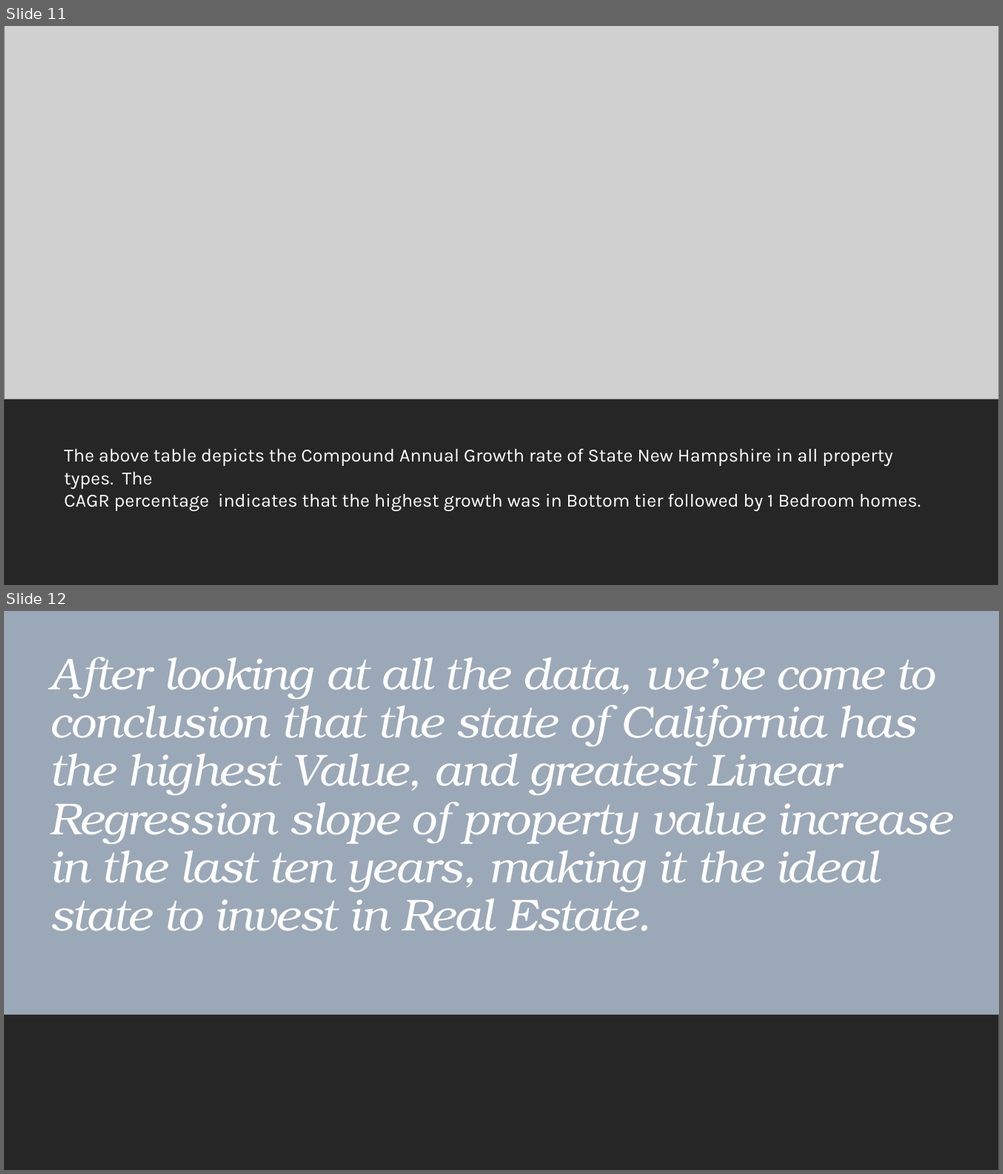
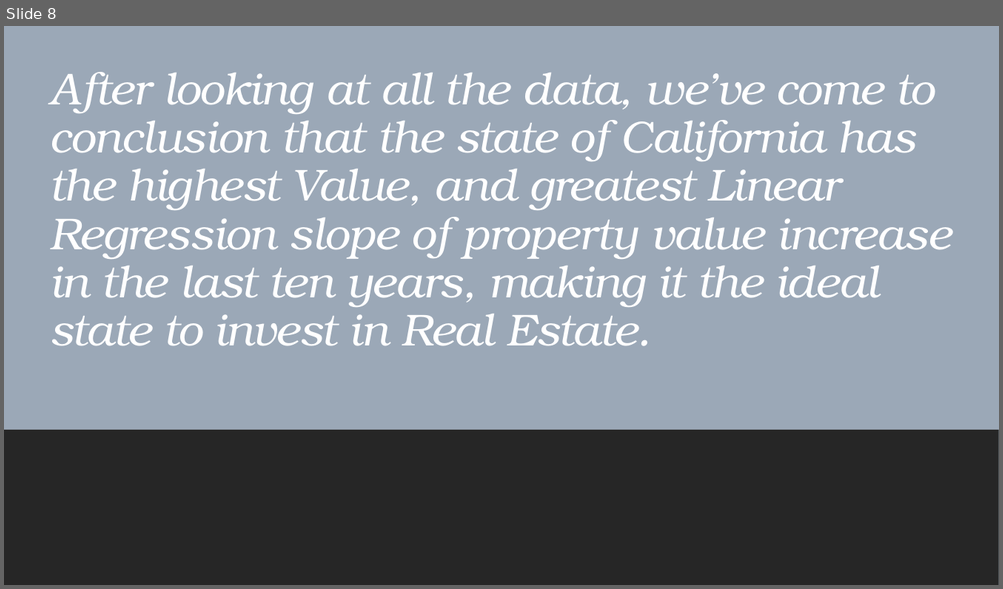
Before and after one commit to Arnawutu/Project1Group10, a slide deck: Main_Data/Nasdaq Real Estate Data Cleaning.pptx. Shown one above the other, each under a label of ours: slides 11 and 12 before the commit, slide 8 after it. The pictures are 1003x1174 and 1003x589 pixels, drawn with LibreOffice and Linux fonts; fonts in the diff are those of the drawing; grey boxes stand for pictures. Boxes give left, top, right and bottom in pixels: in the first picture for what was removed or moved away, otherwise in the second. Text is boxed around its words. In the diff, an @@ line names an element or a change of style, - is before the commit and + after.

```diff
--- a/Main_Data/Nasdaq Real Estate Data Cleaning.pptx
+++ b/Main_Data/Nasdaq Real Estate Data Cleaning.pptx
@@ slide 11 removed at [4,26,999,585], background #FFFFFF @@
@@ picture removed at [4,26,999,400] @@
@@ rectangle removed at [4,400,999,585] @@
@@ text removed at [64,449,920,511] @@
-The above table depicts the Compound Annual Growth rate of State New Hampshire in all property types. The
-CAGR percentage indicates that the highest growth was in Bottom tier followed by 1 Bedroom homes.
@@ what was slide 12 is now slide 8 @@
```
Also in this commit, not shown: 4 slides added, 3 other slides removed, 1 other file.
